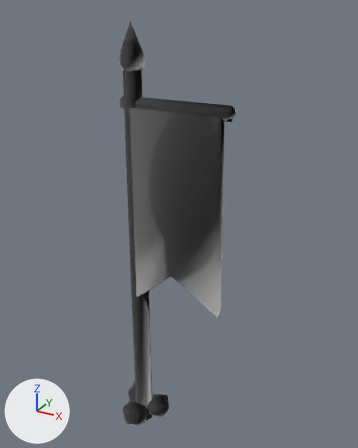
A saved change to the FBX model unreal/Art/Export/Props/SM_Prop_Camp_Banner.fbx.
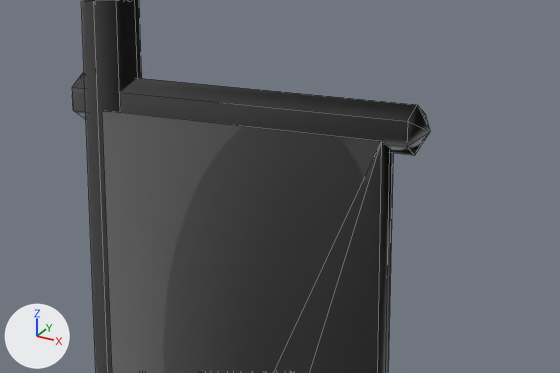
Old and new are each drawn whole from a 50 mm lens placed at (1.55, -2.3, 2.67), pointed at (0.24, 0.09, 1.48) and again close up on the part from 27% to 78% of the width and 16% to 43% of the height. The axes (+X, +Y, +Z) are drawn at lower left. The lights are the same throughout. The first two pictures are the older version. The close-ups show mesh edges as thin lines.

Before the edit, the objects in view are built like this:
```python
me_sm_prop_camp_banner = bpy.data.meshes.new('SM_Prop_Camp_Banner')
me_sm_prop_camp_banner.from_pydata(...)  # 504 vertices, 578 faces; spans x -0.17..0.61, y -0.18..0.14, z -0.09..2.6
# faces by material slot: [420, 158]
me_sm_prop_camp_banner.materials.append(mat_mi_af_toon_props_plains)  # white #e7e7e7
me_sm_prop_camp_banner.materials.append(mat_m_af_outline)  # white #e7e7e7
ob_sm_prop_camp_banner = bpy.data.objects.new('SM_Prop_Camp_Banner', me_sm_prop_camp_banner)
ob_sm_prop_camp_banner.location = (0.0, 0.0, 0.0)
```
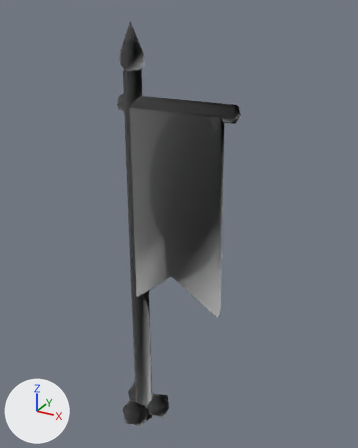
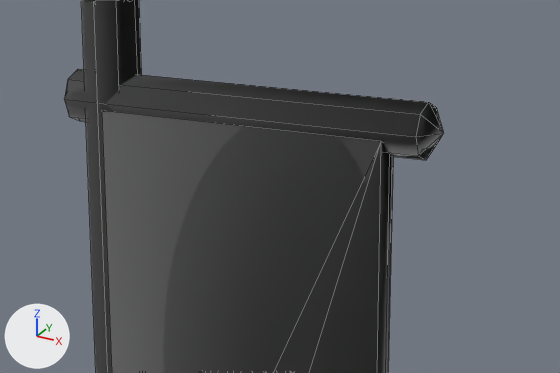
The change in detail:
me_sm_prop_camp_banner is used by ob_sm_prop_camp_banner; location (0.0, 0.0, 0.0).
me_sm_prop_camp_banner had 504 vertices, 578 faces and spanned x -0.17..0.61, y -0.18..0.14, z -0.09..2.6.
me_sm_prop_camp_banner now has 512 vertices, 590 faces and spans x -0.17..0.63, y -0.18..0.14, z -0.09..2.6.
me_sm_prop_camp_banner part 1: a new loose piece, a UV sphere (8 segments, 3 rings, poles along x) spanning x -0.104..0.634, y -0.047..0.047, z 2.133..2.227, in mat_m_af_outline (white #e7e7e7).
Part 2, on me_sm_prop_camp_banner:
23 vertices are removed from x -0.08..0.61, y -0.04..0.04, z 2.15..2.21.
36 faces are deleted.
2 vertices move from x 0.59, y 0.0, z 2.14..2.22 to x 0.6, y 0.0, z 2.14..2.22.
7 vertices are added at x -0.07..0.62, y -0.04..0.04, z 2.15..2.21.
6 new vertices lie (0.67, 0.0, 0.0) away from vertices in x -0.07, y -0.04..0.04, z 2.15..2.21.
24 new faces join them, mat_mi_af_toon_props_plains (white #e7e7e7).

Changed parts and their boxes (x1, y1, x2, y2) in the close-ups (560 x 373 px; the box of a moved part takes in the faces that stretch with it):
'SM_Prop_Camp_Banner', reshaped
    before: (72, 0, 430, 373)
    after: (64, 0, 444, 373)
part 1 of me_sm_prop_camp_banner, added
    after: (64, 69, 444, 160)
part 2 of me_sm_prop_camp_banner, moved or reshaped (not visible afterwards)
    before: (72, 73, 430, 155)
